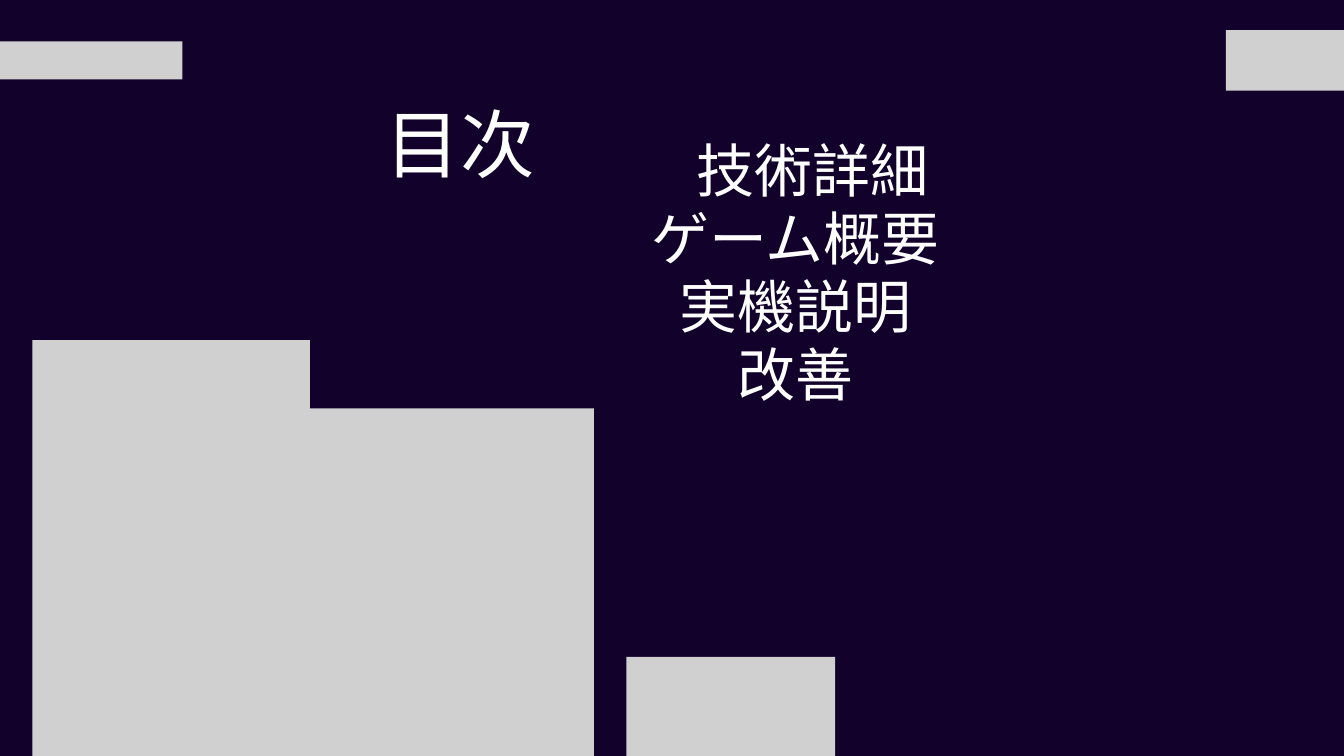
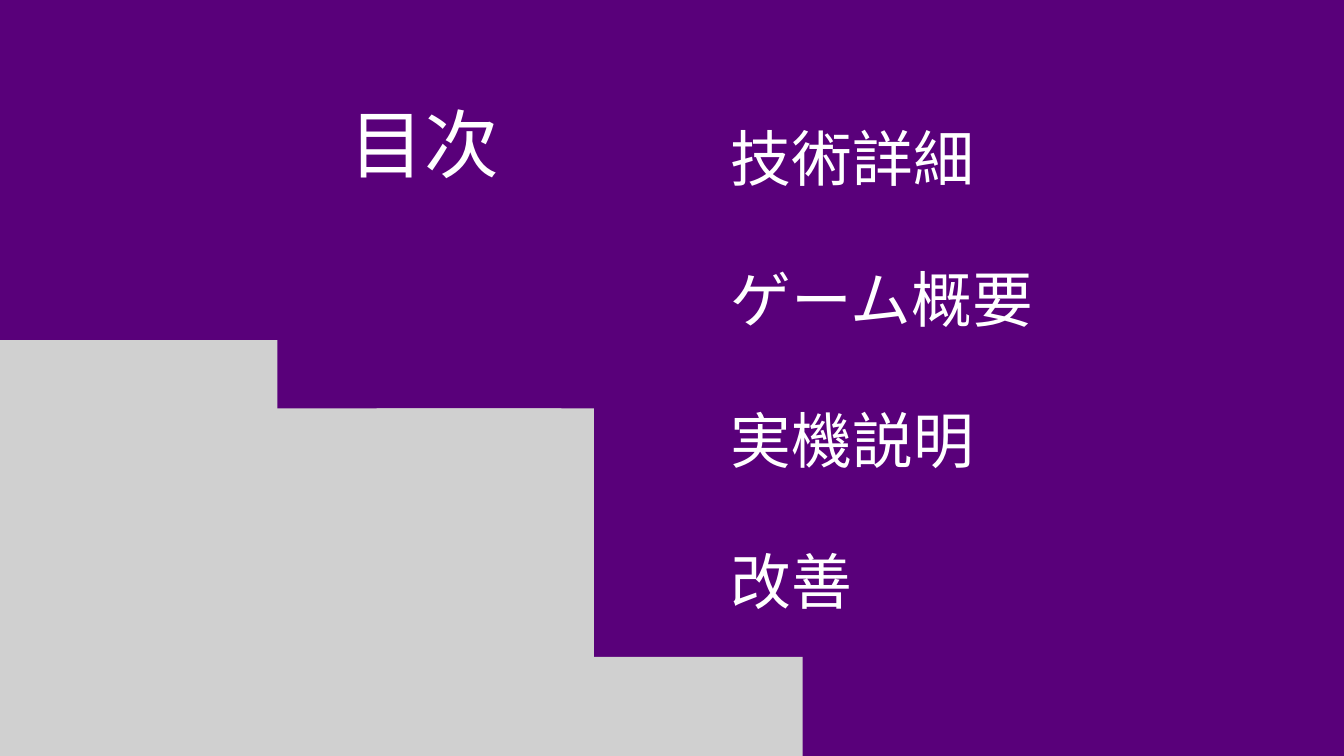
Before and after one commit to kota2929/flutternoyatu, a slide deck: slide 2 of flutter_application_1/flutter2025_yogiashi.pptx. Drawn at 1344x756 pixels with LibreOffice and Linux fonts; fonts in the diff are those of the drawing; grey boxes stand for pictures. Boxes give left, top, right and bottom in pixels: in the first picture for what was removed or moved away, otherwise in the second. Text is boxed around its words. In the diff, an @@ line names an element or a change of style, - is before the commit and + after.

```diff
--- a/flutter_application_1/flutter2025_yogiashi.pptx
+++ b/flutter_application_1/flutter2025_yogiashi.pptx
@@ background #12022B to #59007A @@
@@ picture removed at box(0, 42, 182, 80) @@
@@ picture removed at box(1226, 30, 1344, 91) @@
@@ text "目次": place and size @@
-text "目次" at box(386, 109, 535, 178)
+text "目次" at box(350, 109, 499, 178)
@@ text removed at box(697, 143, 929, 197) @@
-技術詳細
@@ text added at box(731, 130, 1033, 609), 65.1 pt, text #FFFFFF @@
+技術詳細
+ゲーム概要
+実機説明
+改善
@@ text removed at box(651, 211, 939, 265) @@
-ゲーム概要
@@ text removed at box(679, 279, 911, 333) @@
-実機説明
@@ text removed at box(737, 347, 853, 401) @@
-改善
@@ picture added at box(376, 409, 593, 756) @@
@@ 3 pictures: place and size @@
-3 pictures at box(32, 340, 835, 756)
+3 pictures at box(0, 340, 803, 756)
```
Also in this commit, not shown: 3 other slides changed, 3 slides added, 6 slides removed.
